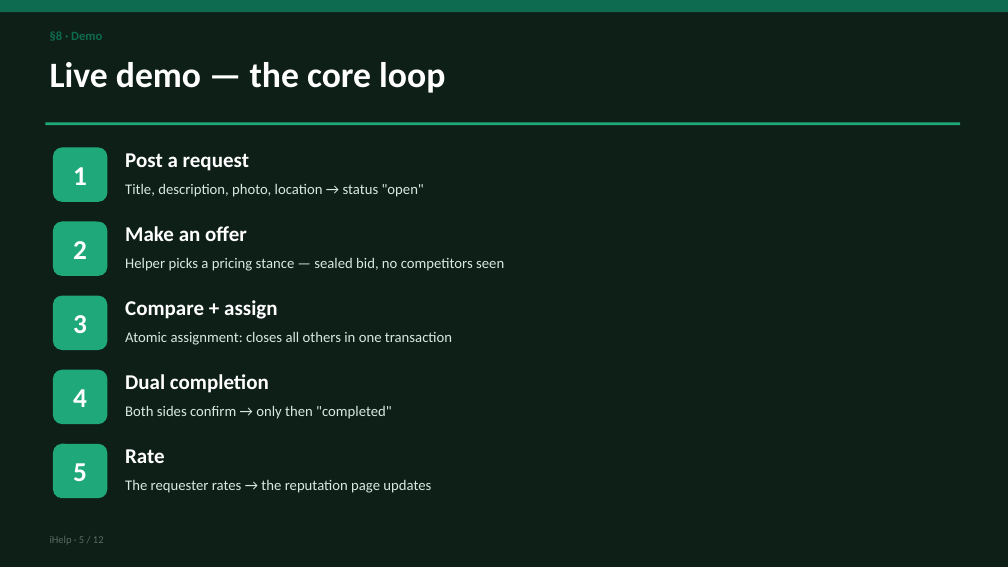
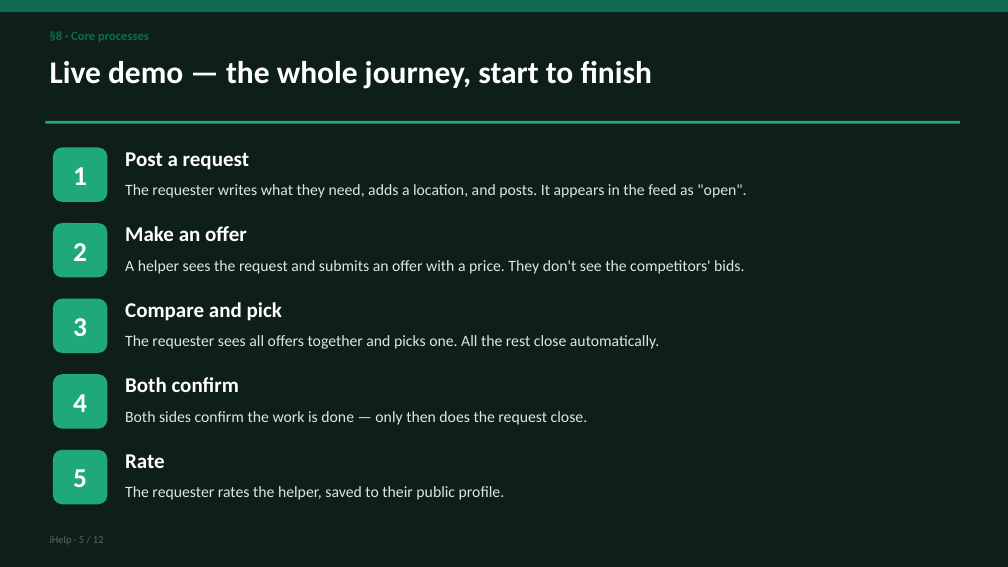
Before and after one commit to YuvGev00/ihelp, a slide deck: slide 5 of submission/en/iHelp-presentation.pptx. Drawn at 1008x567 pixels with LibreOffice and Linux fonts; fonts in the diff are those of the drawing. Boxes give left, top, right and bottom in pixels: in the first picture for what was removed or moved away, otherwise in the second. Text is boxed around its words. In the diff, an @@ line names an element or a change of style, - is before the commit and + after.

```diff
--- a/submission/en/iHelp-presentation.pptx
+++ b/submission/en/iHelp-presentation.pptx
@@ text at bbox=[50, 31, 149, 42]: text changed @@
-§8 · Demo
+§8 · Core processes
@@ text at bbox=[50, 61, 652, 89]: text changed; size 34 to 30 pt @@
-Live demo — the core loop
+Live demo — the whole journey, start to finish
@@ text at bbox=[125, 184, 746, 198]: text changed; size 14 to 15 pt @@
-Title, description, photo, location → status "open"
+The requester writes what they need, adds a location, and posts. It appears in the feed as "open".
@@ text at bbox=[125, 260, 744, 274]: text changed; size 14 to 15 pt @@
-Helper picks a pricing stance — sealed bid, no competitors seen
+A helper sees the request and submits an offer with a price. They don't see the competitors' bids.
@@ text at bbox=[125, 302, 282, 321]: text changed @@
-Compare + assign
+Compare and pick
@@ text at bbox=[125, 335, 659, 349]: text changed; size 14 to 15 pt @@
-Atomic assignment: closes all others in one transaction
+The requester sees all offers together and picks one. All the rest close automatically.
@@ text at bbox=[125, 377, 239, 392]: text changed @@
-Dual completion
+Both confirm
@@ text at bbox=[125, 411, 587, 425]: text changed; size 14 to 15 pt @@
-Both sides confirm → only then "completed"
+Both sides confirm the work is done — only then does the request close.
@@ 2 rounded rectangles, 1 text: place and size @@
-2 rounded rectangles, 1 text at bbox=[53, 370, 165, 498]
+2 rounded rectangles, 1 text at bbox=[53, 374, 165, 504]
@@ text at bbox=[125, 486, 505, 500]: text changed; size 14 to 15 pt @@
-The requester rates → the reputation page updates
+The requester rates the helper, saved to their public profile.
```
Also in this commit, not shown: 10 other slides changed, 1 slide added, 1 slide removed, 1 other file.
